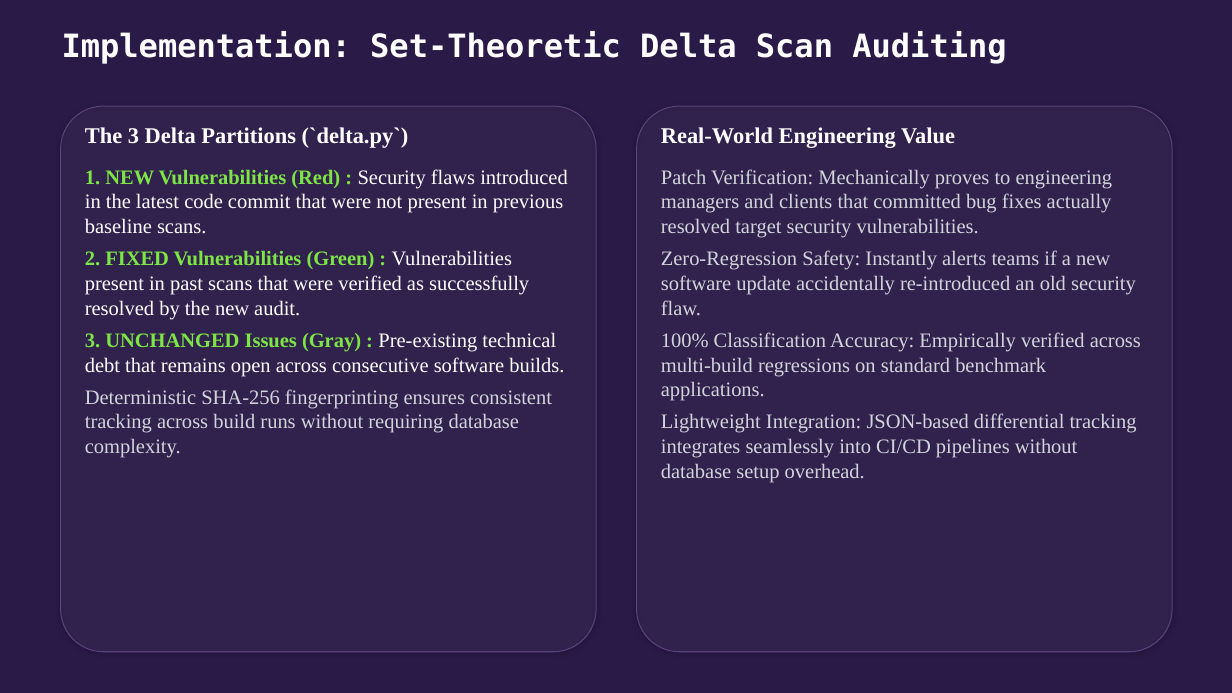
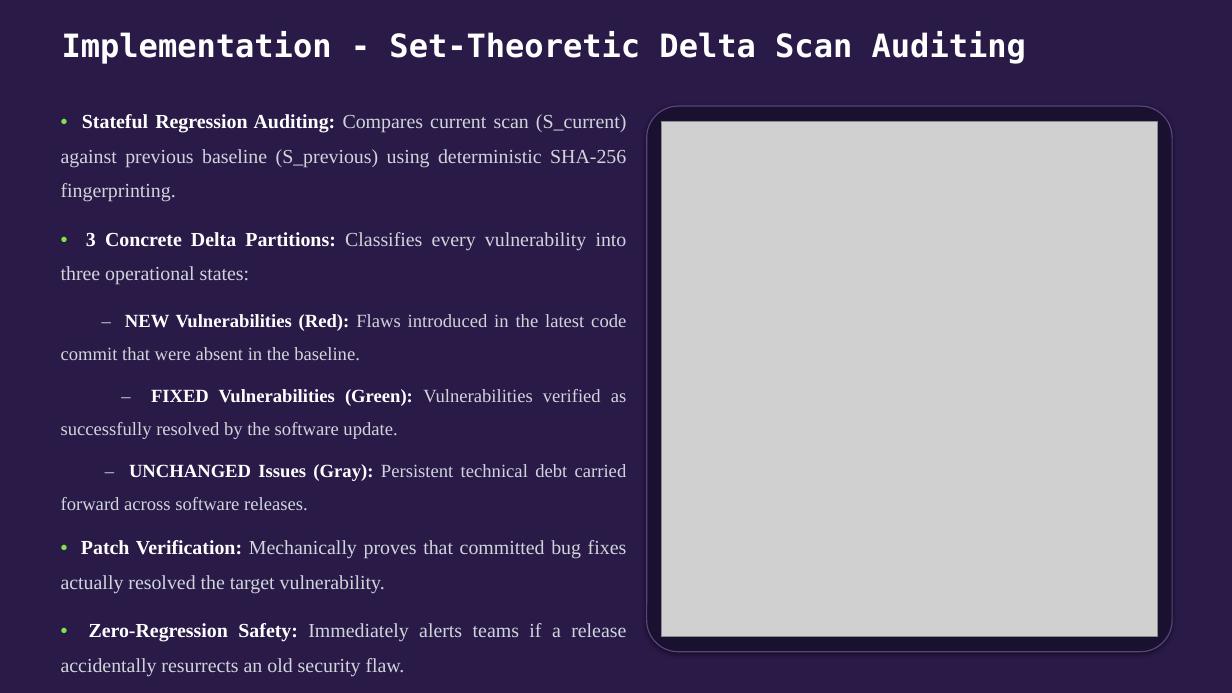
Before and after one commit to NEXUS-888/AutoSecAudit, a slide deck: slide 14 of Presentation/AutoSecAudit - Phase 3 Presentation.pptx. Drawn at 1232x693 pixels with LibreOffice and Linux fonts; fonts in the diff are those of the drawing; grey boxes stand for pictures. Boxes give left, top, right and bottom in pixels: in the first picture for what was removed or moved away, otherwise in the second. Text is boxed around its words. In the diff, an @@ line names an element or a change of style, - is before the commit and + after.

```diff
--- a/Presentation/AutoSecAudit - Phase 3 Presentation.pptx
+++ b/Presentation/AutoSecAudit - Phase 3 Presentation.pptx
@@ text at box(62, 31, 1026, 64): text changed @@
-Implementation: Set-Theoretic Delta Scan Auditing
+Implementation - Set-Theoretic Delta Scan Auditing
@@ text at box(61, 114, 627, 677): text changed; size 16 to 15.5 pt; text colour #FFFFFF to #D1D5DB @@
-1. NEW Vulnerabilities (Red) : Security flaws introduced in the latest code commit that were not present in previous baseline scans.
-2. FIXED Vulnerabilities (Green) : Vulnerabilities present in past scans that were verified as successfully resolved by the new audit.
-3. UNCHANGED Issues (Gray) : Pre-existing technical debt that remains open across consecutive software builds.
-Deterministic SHA-256 fingerprinting ensures consistent tracking across build runs without requiring database complexity.
+• Stateful Regression Auditing: Compares current scan (S_current) against previous baseline (S_previous) using deterministic SHA-256 fingerprinting.
+• 3 Concrete Delta Partitions: Classifies every vulnerability into three operational states:
+– NEW Vulnerabilities (Red): Flaws introduced in the latest code commit that were absent in the baseline.
+– FIXED Vulnerabilities (Green): Vulnerabilities verified as successfully resolved by the software update.
+– UNCHANGED Issues (Gray): Persistent technical debt carried forward across software releases.
+• Patch Verification: Mechanically proves that committed bug fixes actually resolved the target vulnerability.
+• Zero-Regression Safety: Immediately alerts teams if a release accidentally resurrects an old security flaw.
@@ rounded rectangle removed at box(61, 106, 597, 653) @@
@@ rounded rectangle: place and size @@
-rounded rectangle at box(637, 106, 1173, 653)
+rounded rectangle at box(647, 106, 1173, 653)
@@ rounded rectangle at box(647, 106, 1173, 653): fill #FFFFFF at 4% opacity to #1A1030; outline #5B437D 0.79 pt to #5B437D 0.94 pt; proportions changed @@
@@ text removed at box(85, 127, 409, 148) @@
-The 3 Delta Partitions (`delta.py`)
@@ text removed at box(661, 127, 955, 148) @@
-Real-World Engineering Value
@@ picture added at box(662, 121, 1157, 636) @@
@@ text removed at box(661, 169, 1141, 483) @@
-Patch Verification: Mechanically proves to engineering managers and clients that committed bug fixes actually resolved target security vulnerabilities.
-Zero-Regression Safety: Instantly alerts teams if a new software update accidentally re-introduced an old security flaw.
-100% Classification Accuracy: Empirically verified across multi-build regressions on standard benchmark applications.
-Lightweight Integration: JSON-based differential tracking integrates seamlessly into CI/CD pipelines without database setup overhead.
```
Also in this commit, not shown: 12 other slides changed, 6 slides added, 7 slides removed, 41 other files.
